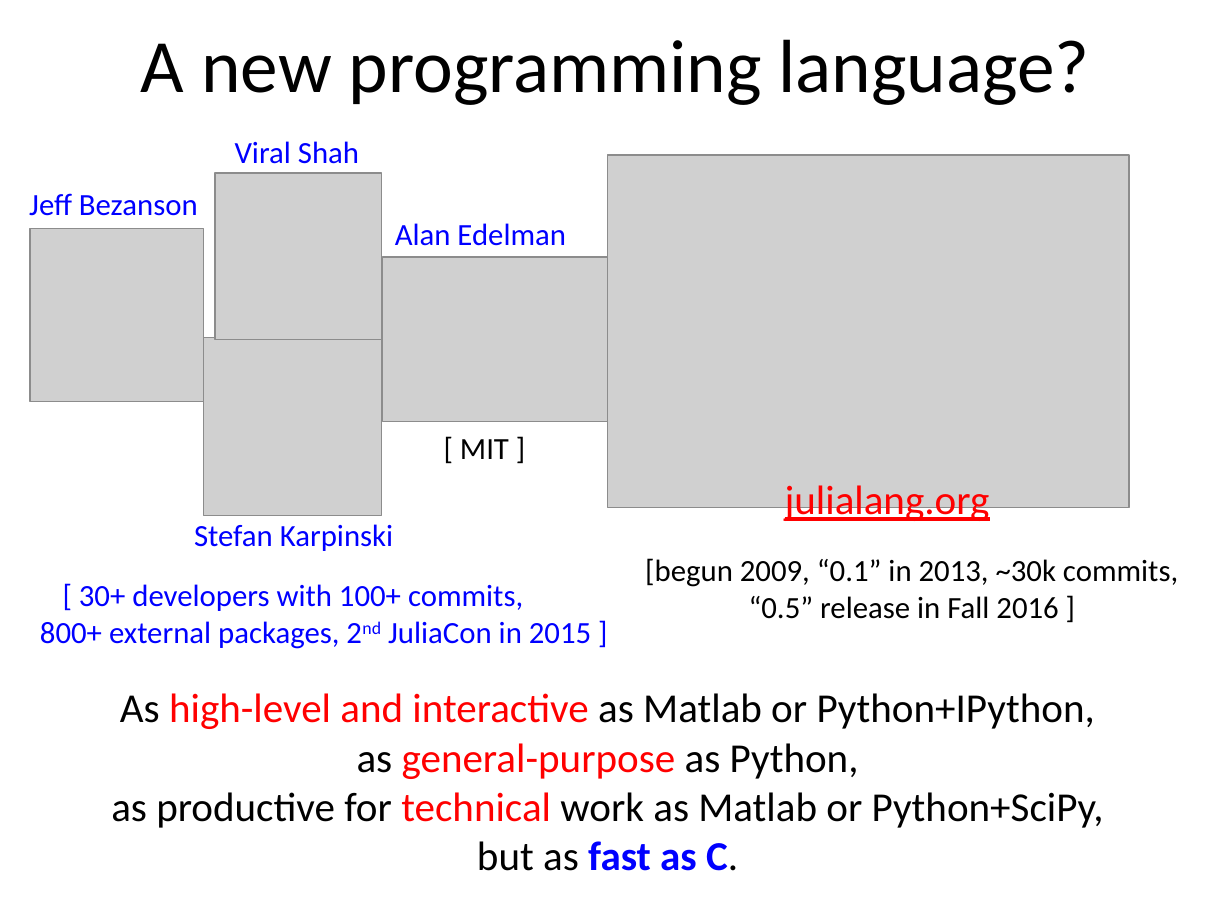
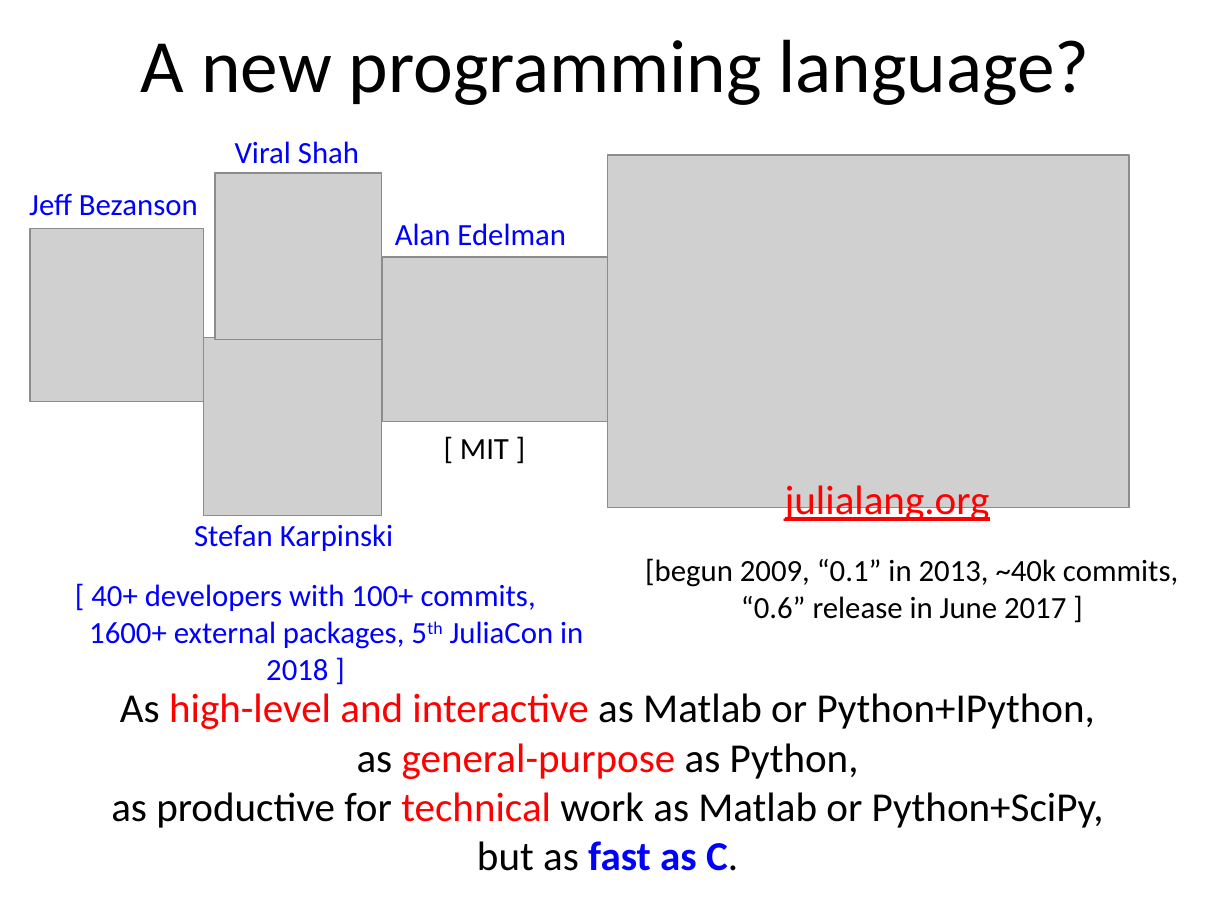
Before and after one commit to mitmath/18S096, a slide deck: slide 6 of lectures/lecture1/Course-overview.pptx. Drawn at 1232x924 pixels with LibreOffice and Linux fonts; fonts in the diff are those of the drawing; grey boxes stand for pictures. Boxes give left, top, right and bottom in pixels: in the first picture for what was removed or moved away, otherwise in the second. Text is boxed around its words. In the diff, an @@ line names an element or a change of style, - is before the commit and + after.

```diff
--- a/lectures/lecture1/Course-overview.pptx
+++ b/lectures/lecture1/Course-overview.pptx
@@ text at box(645, 558, 1178, 619): text changed @@
-[begun 2009, “0.1” in 2013, ~30k commits,
-“0.5” release in Fall 2016 ]
+[begun 2009, “0.1” in 2013, ~40k commits,
+“0.6” release in June 2017 ]
@@ text at box(89, 584, 583, 681): text changed @@
-[ 30+ developers with 100+ commits,
-800+ external packages, 2nd JuliaCon in 2015 ]
+[ 40+ developers with 100+ commits,
+1600+ external packages, 5th JuliaCon in 2018 ]
```
Also in this commit, not shown: 1 other slide changed, 1 other file.
